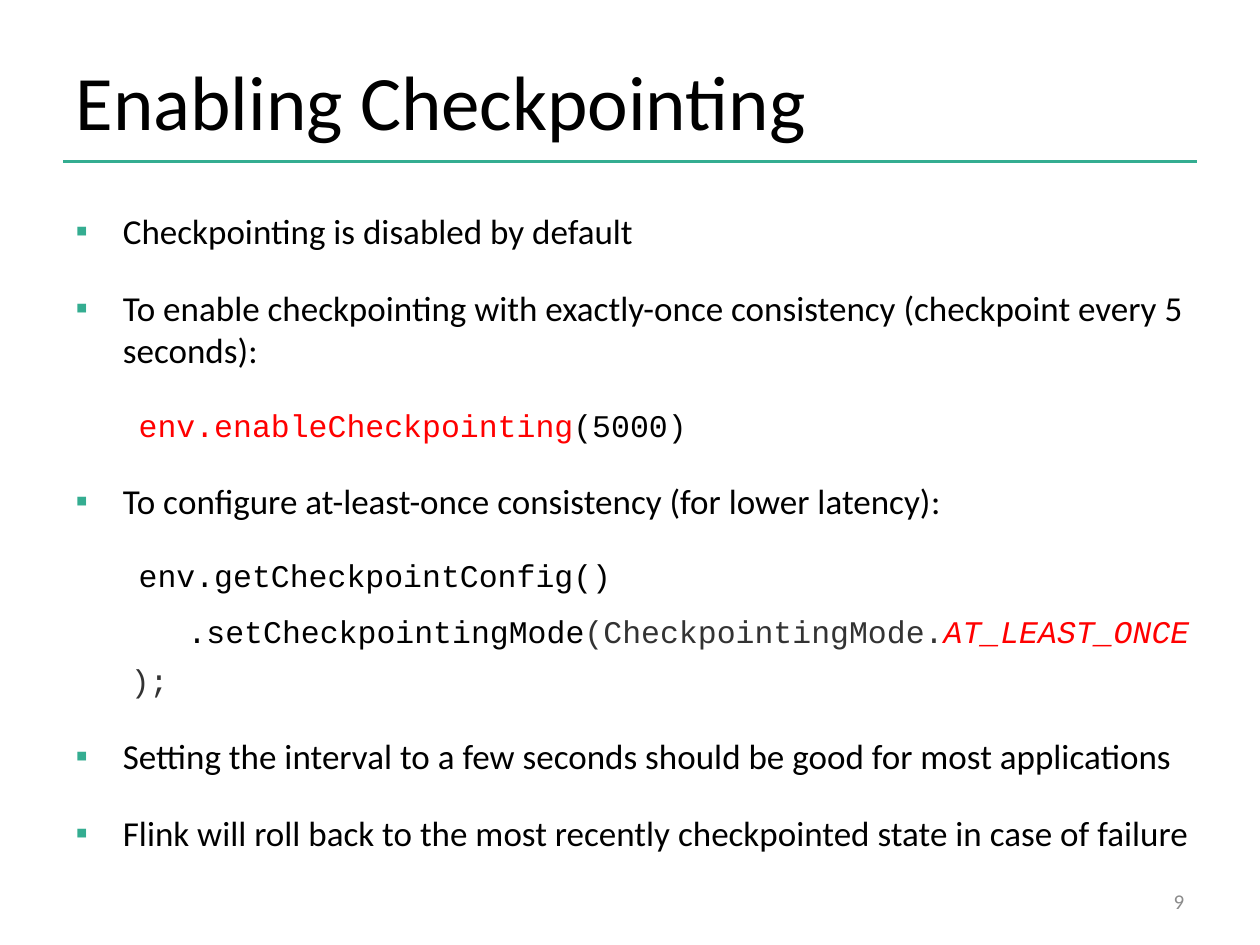
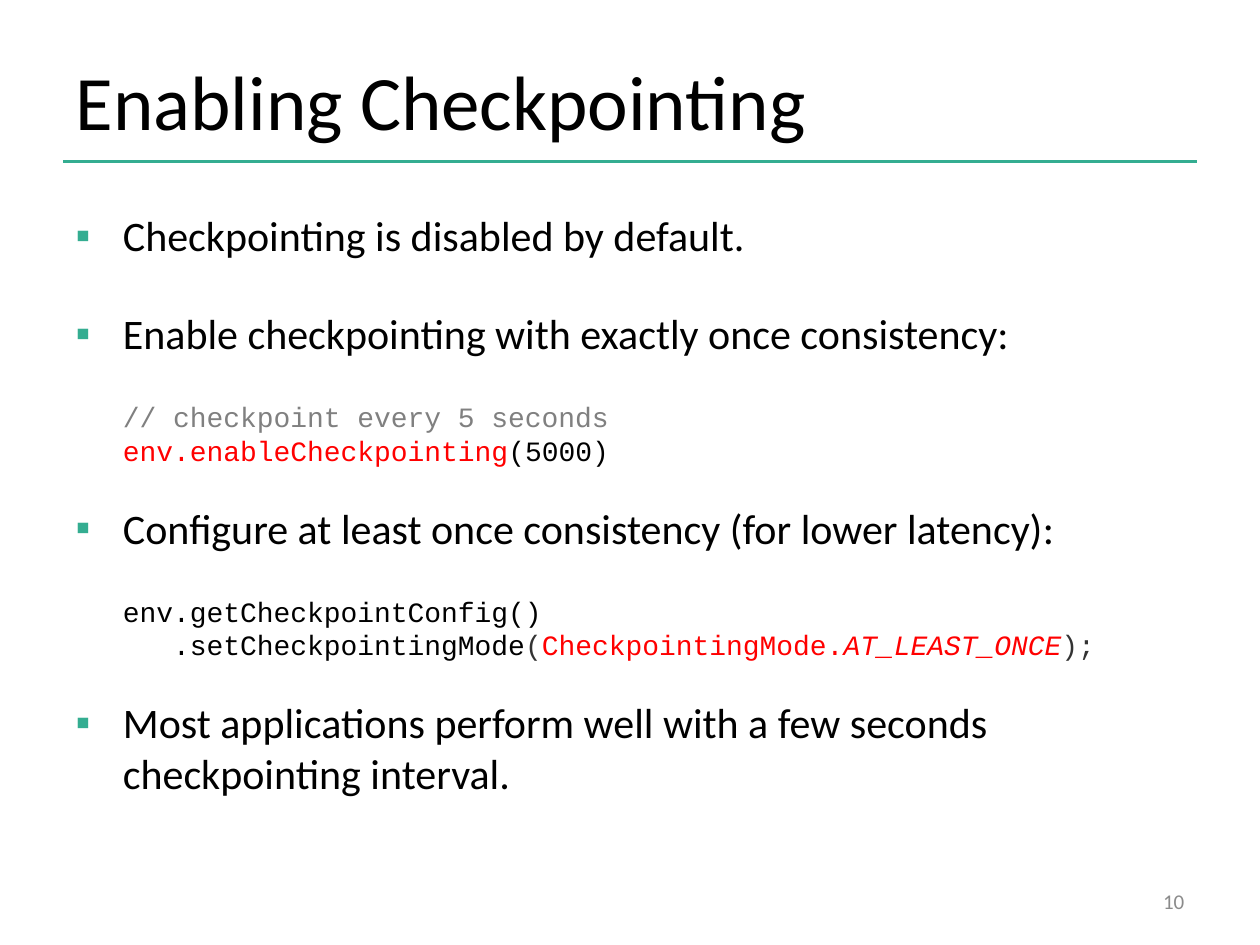
Before and after one commit to dataArtisans/flink-training-web, a slide deck: slide 10 of slides/flink_stream_statefulOps.pptx (slide 9 before the commit). Drawn at 1260x945 pixels with LibreOffice and Linux fonts; fonts in the diff are those of the drawing; background and template pictures are left out. Boxes give left, top, right and bottom in pixels: in the first picture for what was removed or moved away, otherwise in the second. Text is boxed around its words. In the diff, an @@ line names an element or a change of style, - is before the commit and + after.

```diff
--- a/slides/flink_stream_statefulOps.pptx
+++ b/slides/flink_stream_statefulOps.pptx
@@ text at (123, 221, 1095, 797): text changed; size 20 to 24 pt @@
-▪ Checkpointing is disabled by default
-▪ To enable checkpointing with exactly-once consistency (checkpoint every 5 seconds):
-  env.enableCheckpointing(5000)
-▪ To configure at-least-once consistency (for lower latency):
-env.getCheckpointConfig()
-  .setCheckpointingMode(CheckpointingMode.AT_LEAST_ONCE);
-▪ Setting the interval to a few seconds should be good for most applications
-▪ Flink will roll back to the most recently checkpointed state in case of failure
+▪ Checkpointing is disabled by default.
+▪ Enable checkpointing with exactly once consistency:
+  // checkpoint every 5 seconds
+  env.enableCheckpointing(5000)
+▪ Configure at least once consistency (for lower latency):
+  env.getCheckpointConfig()
+  .setCheckpointingMode(CheckpointingMode.AT_LEAST_ONCE);
+▪ Most applications perform well with a few seconds checkpointing interval.
@@ page number at (1163, 895, 1184, 909): text changed @@
-9
+10
```
Also in this commit, not shown: 14 other slides changed, 1 slide added, 2 slides removed, 4 other files.
